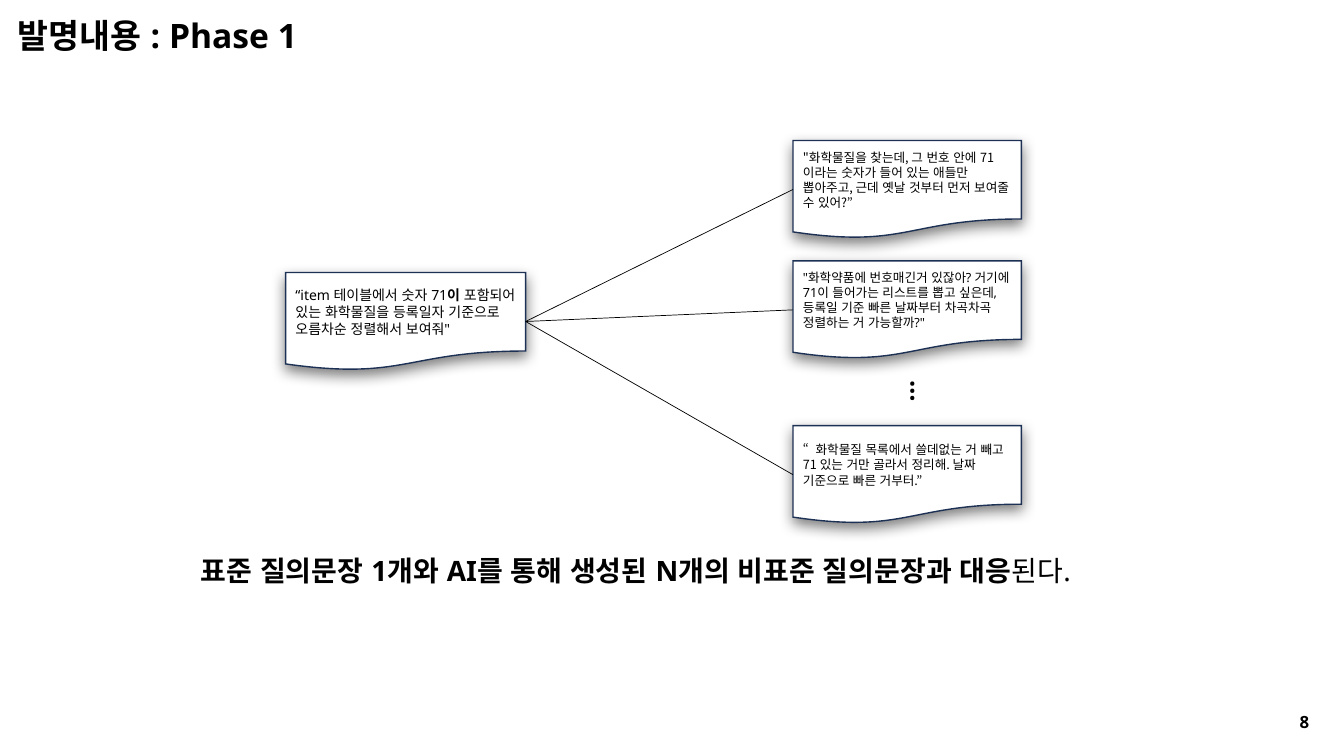
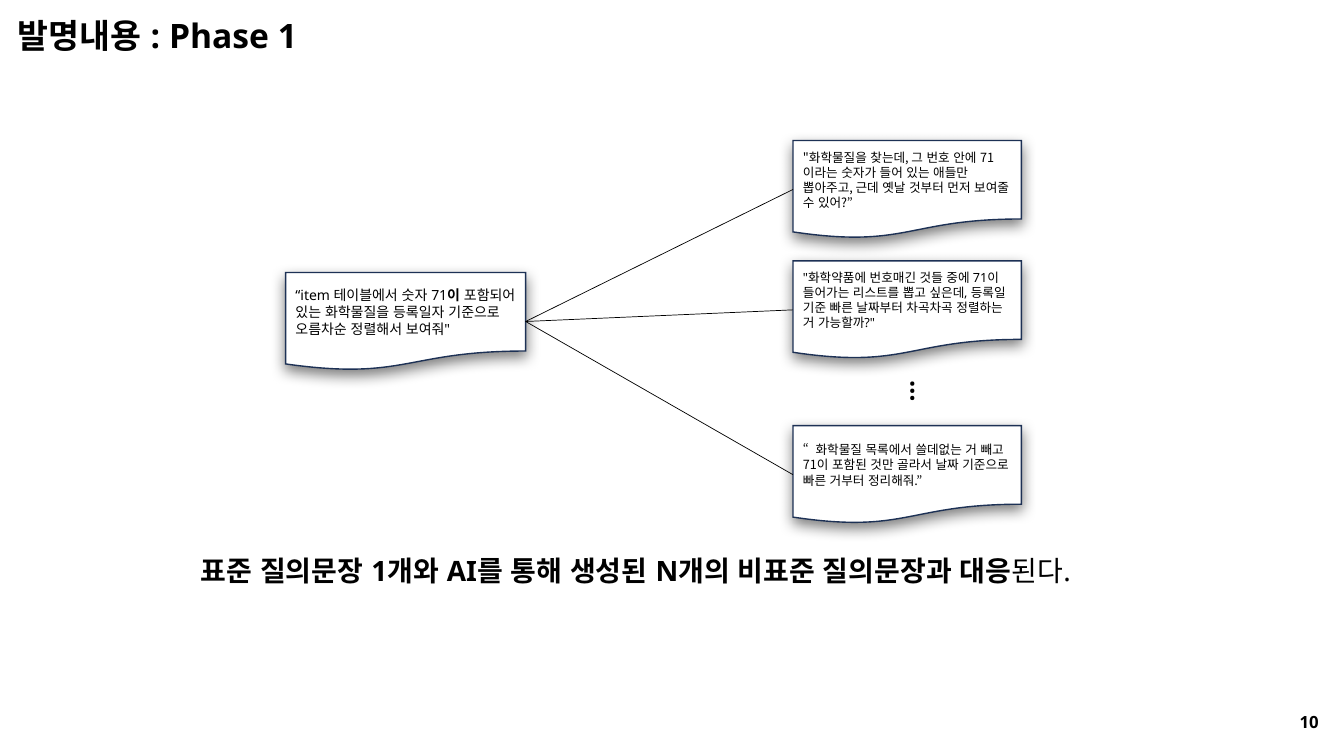
Before and after one commit to seungdeng/DELab, a slide deck: slide 9 of PPT/DSLab_이승건,송민섭_특허.pptx (slide 11 before the commit). Drawn at 1344x756 pixels with LibreOffice and Linux fonts; fonts in the diff are those of the drawing. Boxes give left, top, right and bottom in pixels: in the first picture for what was removed or moved away, otherwise in the second. Text is boxed around its words. In the diff, an @@ line names an element or a change of style, - is before the commit and + after.

```diff
--- a/PPT/DSLab_이승건,송민섭_특허.pptx
+++ b/PPT/DSLab_이승건,송민섭_특허.pptx
@@ text in flow chart document at box(803, 271, 1006, 328): text changed @@
-"화학약품에 번호매긴거 있잖아? 거기에 71이 들어가는 리스트를 뽑고 싶은데, 등록일 기준 빠른 날짜부터 차곡차곡 정렬하는 거 가능할까?"
+"화학약품에 번호매긴 것들 중에 71이 들어가는 리스트를 뽑고 싶은데, 등록일 기준 빠른 날짜부터 차곡차곡 정렬하는 거 가능할까?"
@@ text in flow chart document at box(803, 443, 1008, 486): text changed @@
-“화학물질 목록에서 쓸데없는 거 빼고 71 있는 거만 골라서 정리해. 날짜 기준으로 빠른 거부터.”
+“화학물질 목록에서 쓸데없는 거 빼고 71이 포함된 것만 골라서 날짜 기준으로 빠른 거부터 정리해줘.”
@@ text at box(1300, 716, 1319, 728): text changed @@
-8
+10
```
Also in this commit, not shown: 12 other slides changed, 2 slides added, 2 slides removed.
